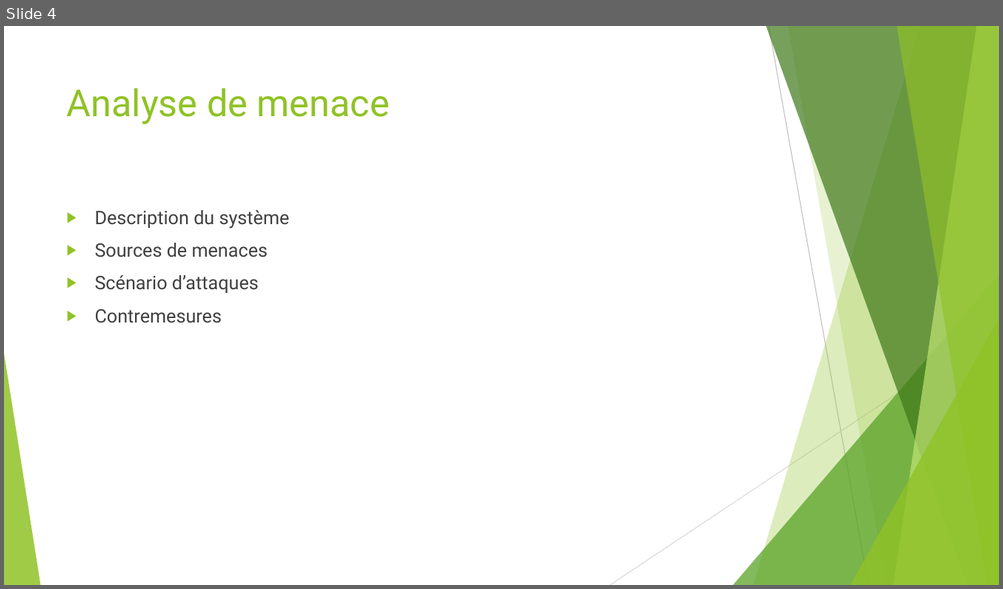
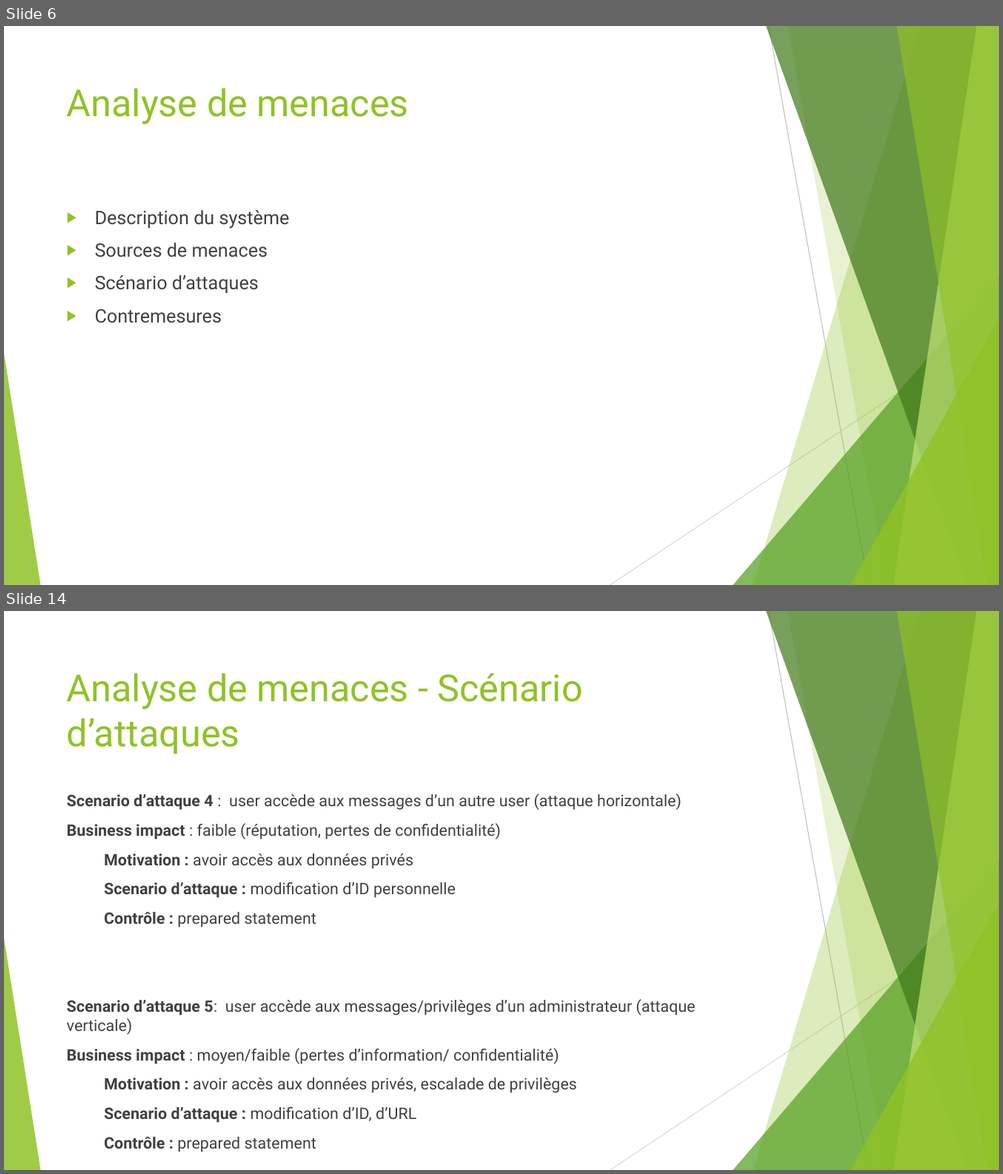
Before and after one commit to asuto4ka/html, a slide deck: Présentation/STI_Schowing_Zharkova.pptx. Shown one above the other, each under a label of ours: slide 4 before the commit, slides 6 and 14 after it; the slides between them are not shown. The pictures are 1003x589 and 1003x1174 pixels, drawn with LibreOffice and Linux fonts; fonts in the diff are those of the drawing. Boxes give left, top, right and bottom in pixels: in the first picture for what was removed or moved away, otherwise in the second. Text is boxed around its words. In the diff, an @@ line names an element or a change of style, - is before the commit and + after.

```diff
--- a/Présentation/STI_Schowing_Zharkova.pptx
+++ b/Présentation/STI_Schowing_Zharkova.pptx
@@ slide 14 added at bbox=[4, 611, 999, 1170], background #FFFFFF; not listed: 10 template elements that a slide beside it also shows @@
@@ title added at bbox=[67, 673, 583, 755], 36 pt, text #90C226 @@
+Analyse de menaces - Scénario d’attaques
@@ text added at bbox=[67, 794, 695, 1153], 15.3 pt, text #404040 @@
+Scenario d’attaque 4 : user accède aux messages d’un autre user (attaque horizontale)
+Business impact : faible (réputation, pertes de confidentialité)
+Motivation : avoir accès aux données privés
+Scenario d’attaque : modification d’ID personnelle
+Contrôle : prepared statement
+Scenario d’attaque 5: user accède aux messages/privilèges d’un administrateur (attaque verticale)
+Business impact : moyen/faible (pertes d’information/ confidentialité)
+Motivation : avoir accès aux données privés, escalade de privilèges
+Scenario d’attaque : modification d’ID, d’URL
+Contrôle : prepared statement
@@ what was slide 4 is now slide 6 @@
@@ slide 6 changed as well @@
@@ title at bbox=[67, 88, 409, 124]: text changed @@
-Analyse de menace
+Analyse de menaces
```
Also in this commit, not shown: 2 other slides changed, 16 other slides added.
